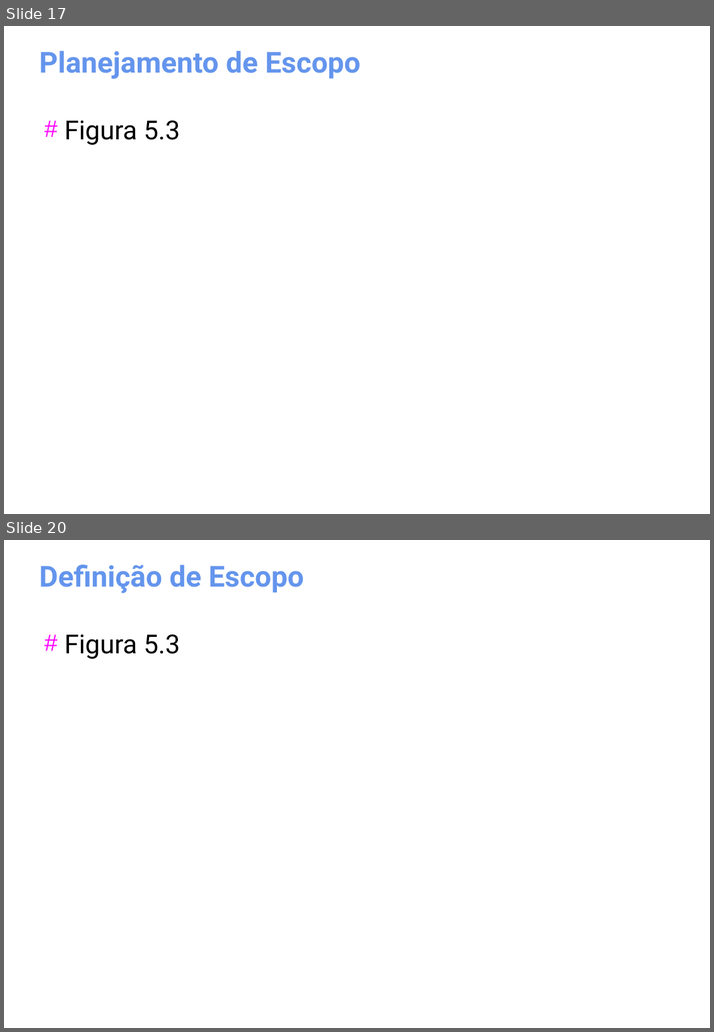
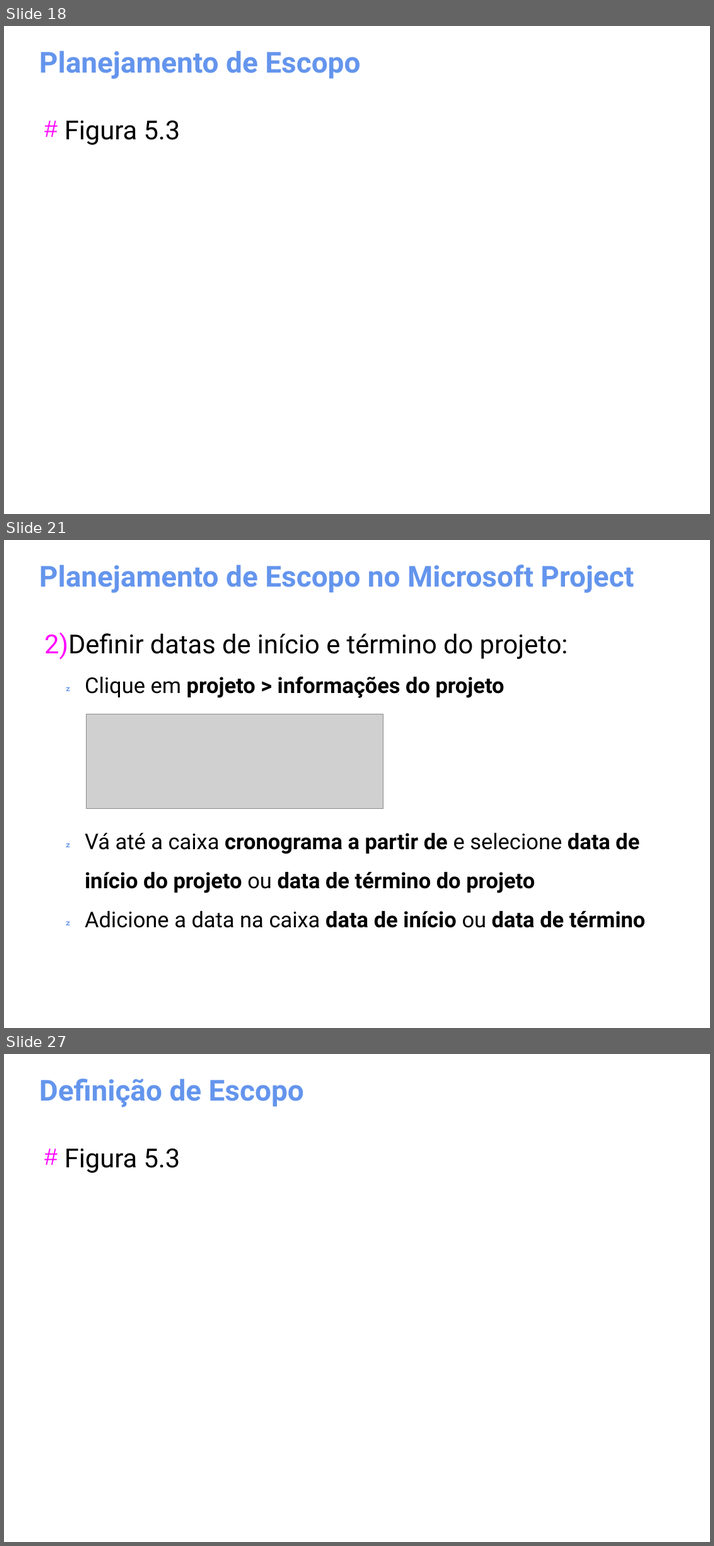
Before and after one commit to gomesluiz/gestao-de-projetos, a slide deck: aulas/project-aula-01.odp. Shown one above the other, each under a label of ours: slides 17 and 20 before the commit, slides 18, 21 and 27 after it; the slides between them are not shown. The pictures are 714x1032 and 714x1546 pixels, drawn with LibreOffice and Linux fonts; fonts in the diff are those of the drawing; grey boxes stand for pictures. Boxes give left, top, right and bottom in pixels: in the first picture for what was removed or moved away, otherwise in the second. Text is boxed around its words. In the diff, an @@ line names an element or a change of style, - is before the commit and + after.

```diff
--- a/aulas/project-aula-01.odp
+++ b/aulas/project-aula-01.odp
@@ slide 21 added at [4, 540, 710, 1028], background #FFFFFF @@
@@ title added at [39, 565, 633, 593], 32 pt, text #6495ED, bold @@
+Planejamento de Escopo no Microsoft Project
@@ text added at [44, 633, 645, 928], 24 pt, text #000000, bold @@
+2) Definir datas de início e término do projeto:
+   Clique em projeto > informações do projeto
+   Vá até a caixa cronograma a partir de e selecione data de início do projeto ou data de término do projeto
+   Adicione a data na caixa data de início ou data de término
@@ picture added at [86, 715, 383, 809] @@
@@ what was slide 17 is now slide 18 @@
@@ what was slide 20 is now slide 27 @@
```
Also in this commit, not shown: 10 slides changed, 13 other slides added, 1 slide removed.
